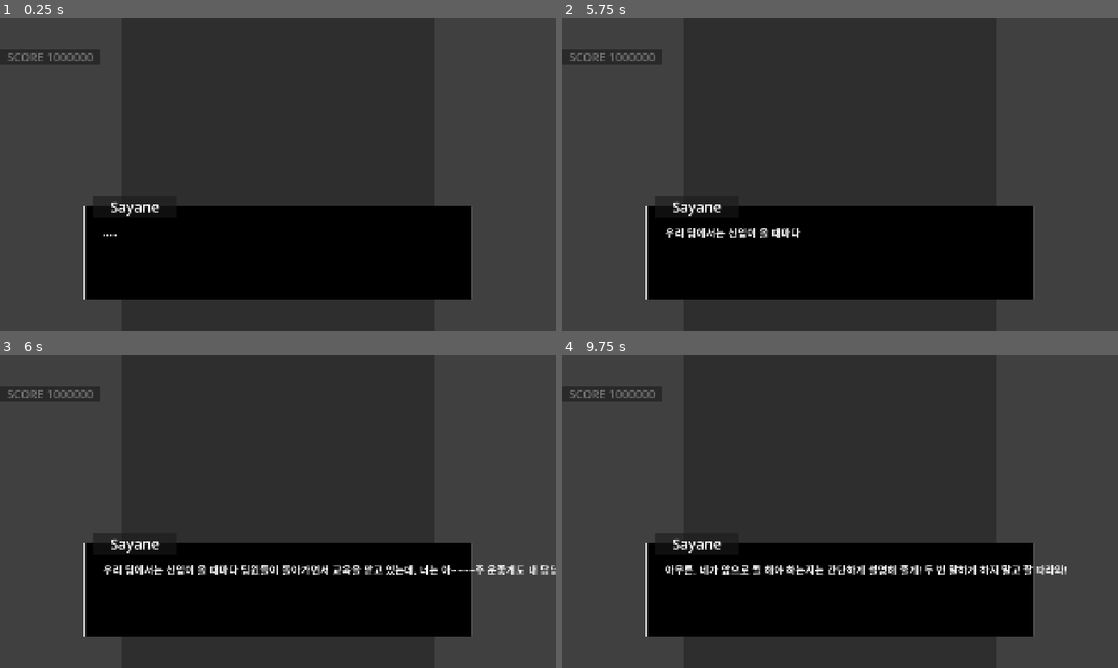
Above: before the commit, frames 1-4 (two rows, left to right).
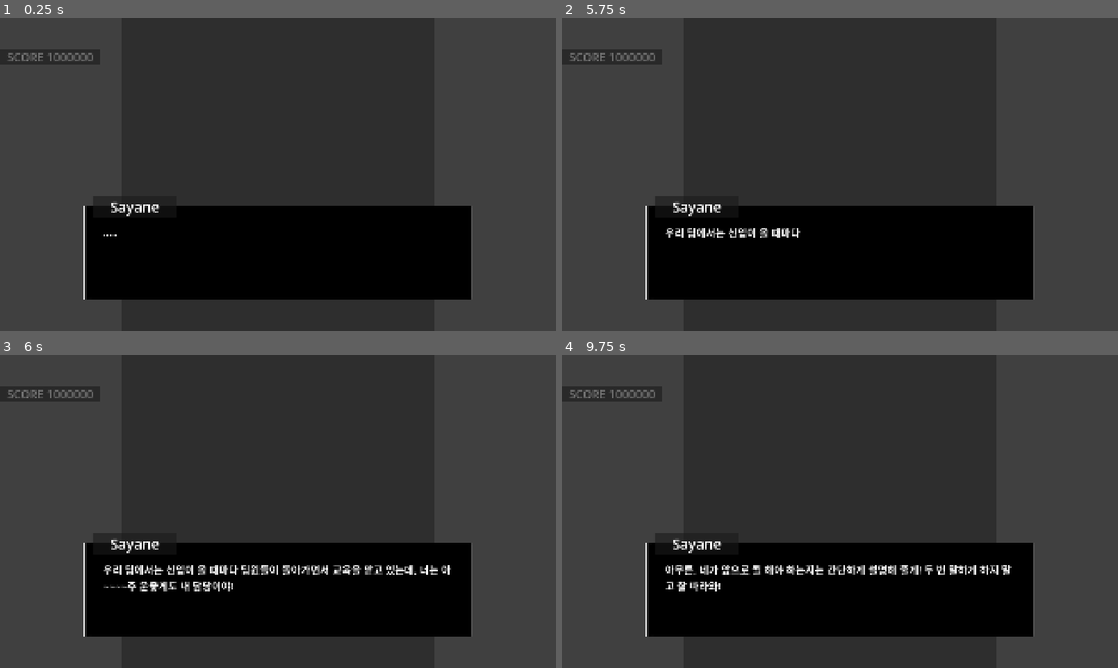
Above: after the commit, the same moments.

Repository: junu192857/Vexatonic-dash-2
Game: Godot game, scene res://Scenes/TutorialScene.tscn
The game is run twice, just before and just after one commit, with the same random seed, the same clock (stepped at 60 frames per second) and the same inputs. This scene is started directly instead of the project's main scene.
Inputs (mouse positions are in pixels of both pictures, inside the frame that each line leads up to):
- Up to frame 1 (0.25 s): no input
- Up to frame 2 (5.75 s): tap Enter at 0.5, 0.6, 2, 4.25 s; move the mouse to (962, 158) at 0.52 s; hold Right 0.53-1.25 s; click (962, 158) at 0.67 s; tap Space at 1.25, 2.75 s; drag from (728, 190) to (812, 237) at 1.27 s; move the mouse to (895, 105) at 2.02 s; hold Right 2.03-2.75 s; tap Delete at 2.1 s; drag from (812, 237) to (673, 127) at 2.77 s; move the mouse to (1006, 221) at 3.52 s; hold Left 3.53-4.25 s; tap Shift at 3.6 s; drag from (673, 127) to (756, 96) at 4.27 s; move the mouse to (867, 174) at 5.02 s; hold Down from 5.03 s (still down); tap J at 5.1 s; click (867, 174) at 5.17 s
- Up to frame 3 (6 s): release Down at 5.75 s; drag from (194, 433) to (166, 527) at 5.77 s
- Up to frame 4 (9.75 s): tap Space at 6.5 s; move the mouse to (962, 495) at 6.52 s; hold Up 6.53-7.25 s; tap L at 6.6 s; drag from (728, 527) to (812, 574) at 7.27 s; move the mouse to (895, 442) at 8.02 s; hold Down 8.03-8.75 s; tap Tab at 8.1 s; drag from (812, 574) to (673, 464) at 8.77 s; move the mouse to (1006, 558) at 9.52 s; hold Up from 9.53 s (still down); tap F at 9.6 s; click (1006, 558) at 9.67 s

Frames 1-2 are identical in both runs. In frame 3, 0.7% of the frame differs, in the area x 18-100%, y 67-76%; in frame 4, 0.4%.

Commit message:
텍스트가 다음 줄로 넘어가게 변경

Diff:
--- a/vexatonic-dash-2/Scenes/TutorialScene.tscn
+++ b/vexatonic-dash-2/Scenes/TutorialScene.tscn
@@ -527,6 +527,7 @@
 offset_bottom = -0.115997314
 theme_override_font_sizes/font_size = 36
 text = "Random Text"
+autowrap_mode = 2
 
 [node name="NameHolder" type="Panel" parent="CanvasLayer/TutorialControl/TutorialHolder" unique_id=72554070]
 layout_mode = 1
